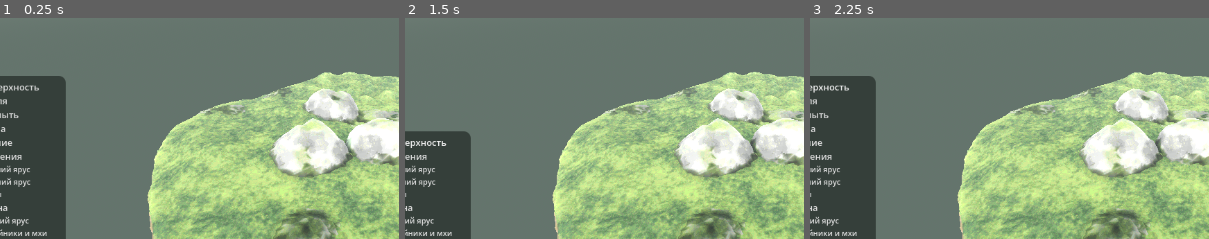
Above: before the commit, frames 1-3 (left to right).
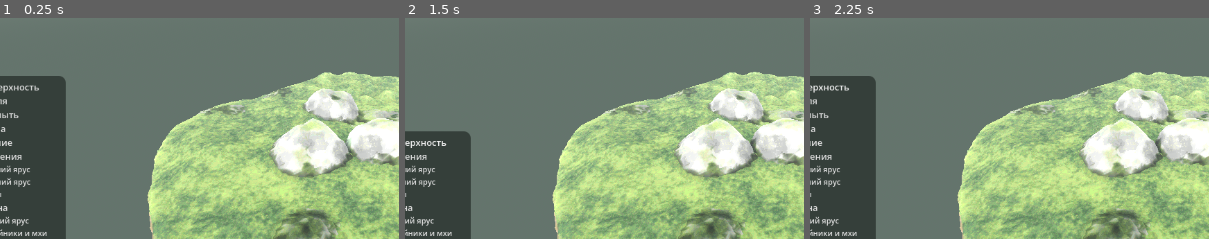
Above: after the commit, the same moments.

Repository: Vi223-TeaThreat/TeaTrap
Game: Godot game, scene res://Space.tscn
Two runs of this game, one before a commit and one after it. Both use one fixed random seed, a clock stepped at 60 frames per second and the inputs below.
Inputs:
- Up to frame 1 (0.25 s): no input
- Up to frame 2 (1.5 s): click "заново" at 0.5 s; click "- 1 Поверхность" at 1.25 s
- Up to frame 3 (2.25 s): click "+ 1 Поверхность" at 2 s
The pictures show only the part of the screen within x 6-56%, y 23-73%; the shares and areas given below are measured in that part.

The runs differ from the first frame. In frame 1, 0.1% of the frame differs, in the area x 72-98%, y 31-69%; in frame 2, 0.1%; in frame 3, 0.1%.

Commit message:
Шов между глыбами мельче: широкая кисть сделала прежний слишком глубоким
Хук перед пушем не выпустил демку — шип 95.7° на шве при норме ноль.
Глыба стала в полтора раза крупнее, а шов резался на прежнюю глубину:
чем толще тело под швом, тем круче стенки прорези. Потолок глубины уехал
вместе с кистью — прежде за 90° уходило на 1.1, теперь уже на 0.5.

seam_deep 0.6 -> 0.45. Худшее ребро 95.7 -> 83.5, шипов ноль.

Пробовали и мимо, записано в README, чтобы не пробовать снова: шире шов
(SEAM_WIDE до 1.8) двигает худшее ребро на градус, дальше сращивать мазки
(LUMP_MERGE 2.7) делает хуже.

Самопроверка чистая: 0 ошибок, 0 незамкнутых, 0 шипов.

Co-Authored-By: Claude Opus 5 <noreply@anthropic.com>

Diff:
--- a/SpaceGrid.gd
+++ b/SpaceGrid.gd
@@ -2394,7 +2394,7 @@
 var side_pull: float = 0.0
 # Глубина шва МЕЖДУ ГЛЫБАМИ РАЗНЫХ МАЗКОВ — см. `_refresh_seam`. Это другой шов,
 # не тот, что по трещинам: этот делит массив по руке, а не по природной сетке.
-var seam_deep: float = 0.6
+var seam_deep: float = 0.45
 # ДОКУДА МАЗОК ДОТЯГИВАЕТСЯ, долей своего радиуса. Единица — как было: масса
 # сходит на нет ровно на краю кисти. Меньше — мазок держится в своих границах
 # туже, но и стык с нетронутой землёй укладывается в меньшее расстояние, а это
Not shown, changed: CLAUDE.md
Not shown, changed: README.md
Not shown, changed: ПАРАМЕТРЫ.md
